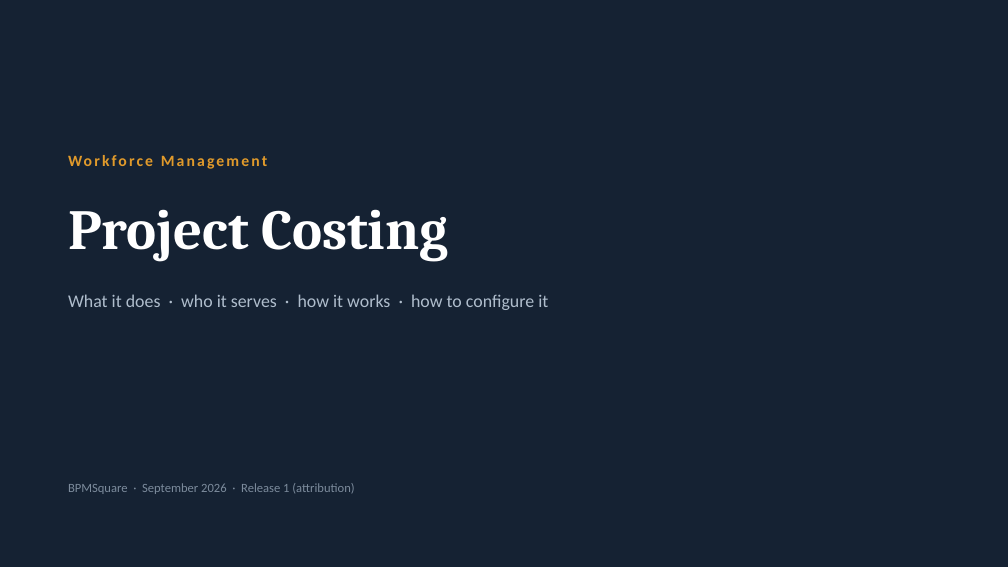
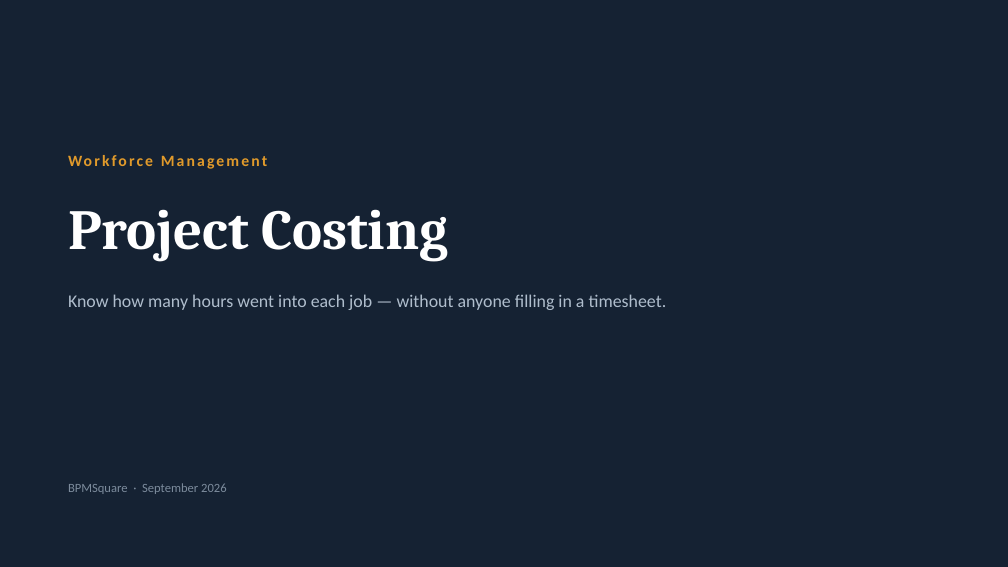
Before and after one commit to iammuniraa-wq/bpmsquare-app, a slide deck: slide 1 of docs/BPMSquare_WFM_Project_Costing.pptx. Drawn at 1008x567 pixels with LibreOffice and Linux fonts; fonts in the diff are those of the drawing. Boxes give left, top, right and bottom in pixels: in the first picture for what was removed or moved away, otherwise in the second. Text is boxed around its words. In the diff, an @@ line names an element or a change of style, - is before the commit and + after.

```diff
--- a/docs/BPMSquare_WFM_Project_Costing.pptx
+++ b/docs/BPMSquare_WFM_Project_Costing.pptx
@@ text at (68, 294, 667, 310): text changed @@
-What it does · who it serves · how it works · how to configure it
+Know how many hours went into each job — without anyone filling in a timesheet.
@@ text at (68, 483, 227, 494): text changed @@
-BPMSquare · September 2026 · Release 1 (attribution)
+BPMSquare · September 2026
```
Also in this commit, not shown: 4 other slides changed, 8 slides added, 10 slides removed.
